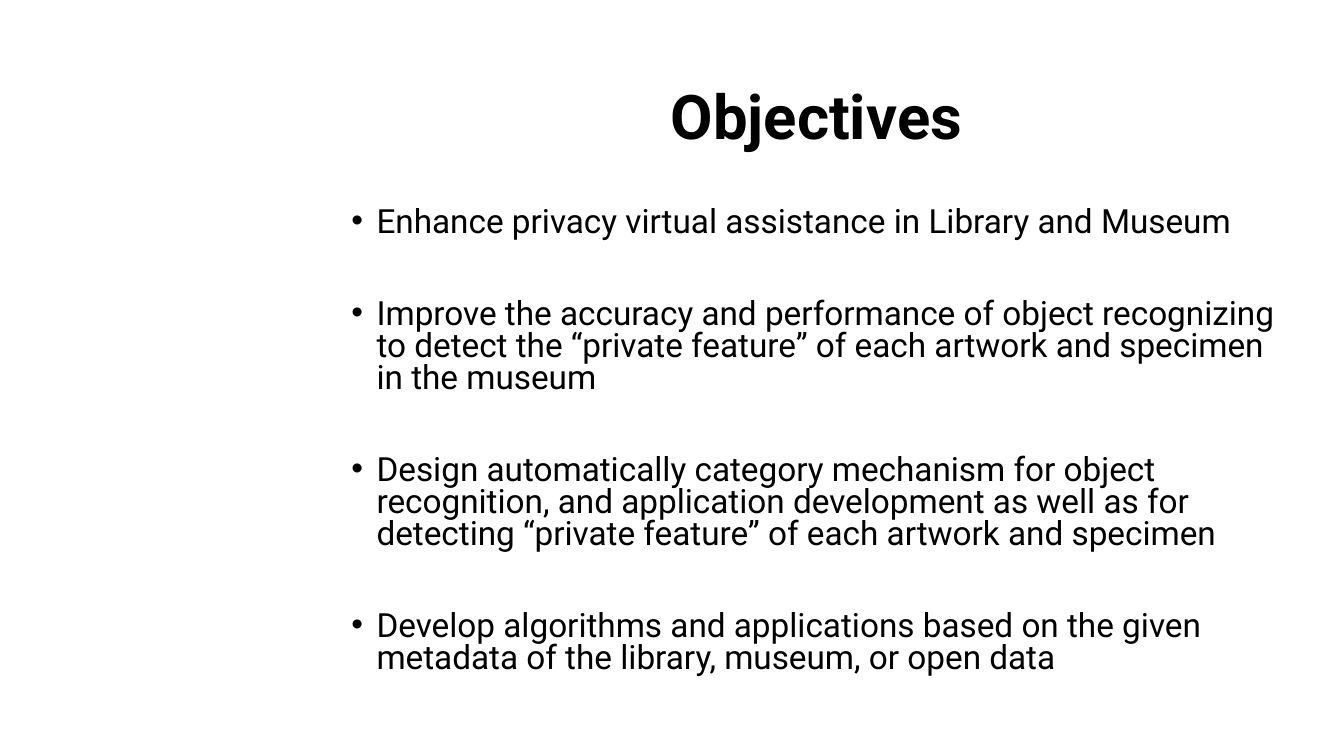
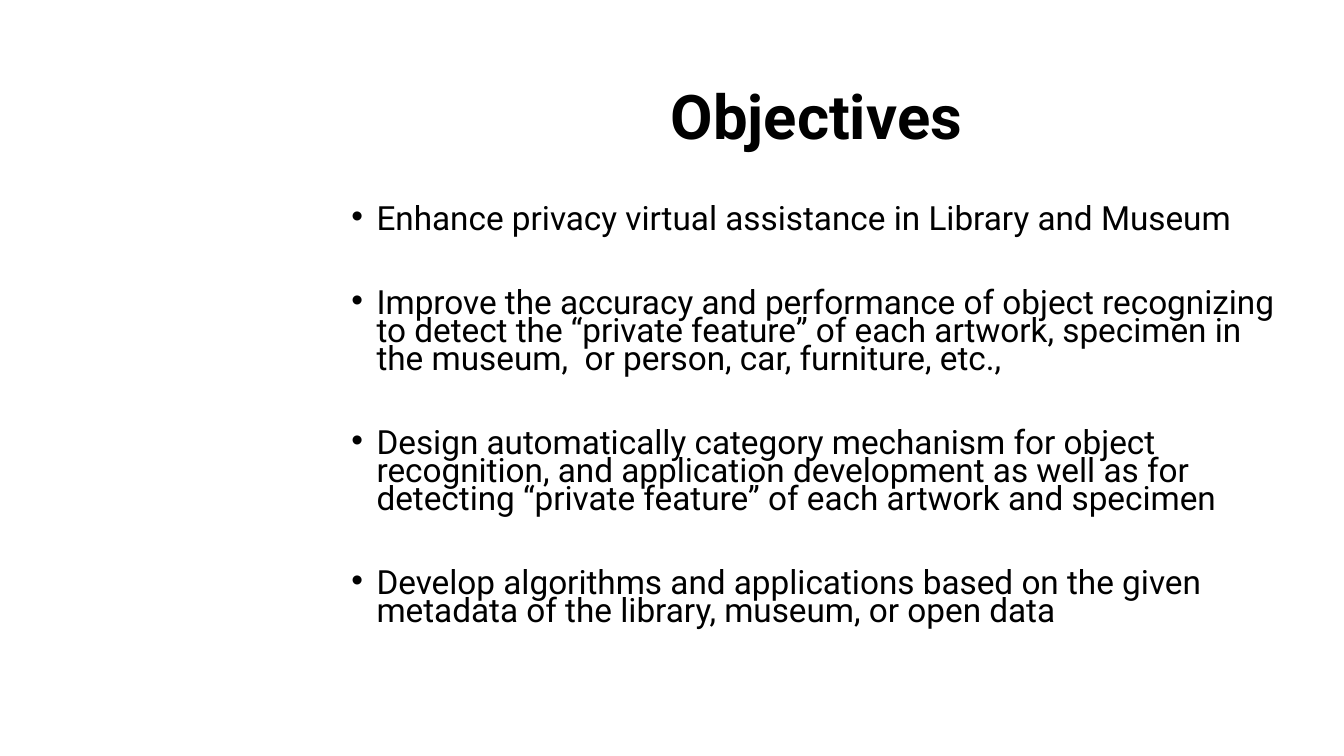
Before and after one commit to dungdovu/DGA1031, a slide deck: slide 11 of DGA1031/What is it.pptx. Drawn at 1344x756 pixels with LibreOffice and Linux fonts; fonts in the diff are those of the drawing; background and template pictures are left out. Boxes give left, top, right and bottom in pixels: in the first picture for what was removed or moved away, otherwise in the second. Text is boxed around its words. In the diff, an @@ line names an element or a change of style, - is before the commit and + after.

```diff
--- a/DGA1031/What is it.pptx
+++ b/DGA1031/What is it.pptx
@@ text at (377, 205, 1231, 629): line spacing 0.8 to 0.7 @@
@@ text at (377, 288, 1274, 377): text changed @@
-• Improve the accuracy and performance of object recognizing to detect the “private feature” of each artwork and specimen in the museum
+• Improve the accuracy and performance of object recognizing to detect the “private feature” of each artwork, specimen in the museum, or person, car, furniture, etc.,
```
Also in this commit, not shown: 4 other slides changed.
